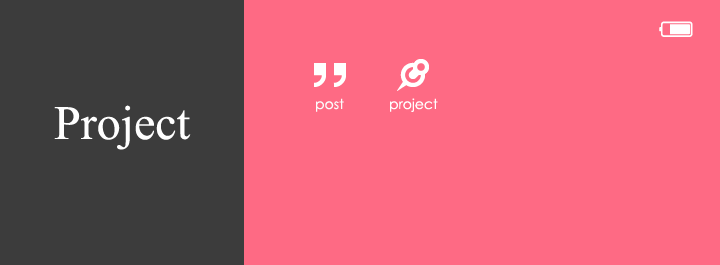
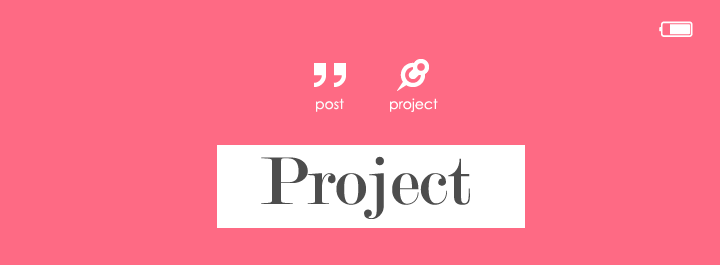
Layer changes from the first 720x265 image to the second:
renamed "Project" to "P", hid it, painted on it over 25, 105, 191, 244
added layer "Project" in group "after" over 261, 156, 470, 219
added layer "Shape 2" in group "after" over 217, 145, 525, 228
hid "Shape 1", painted on it over 0, 0, 244, 265
